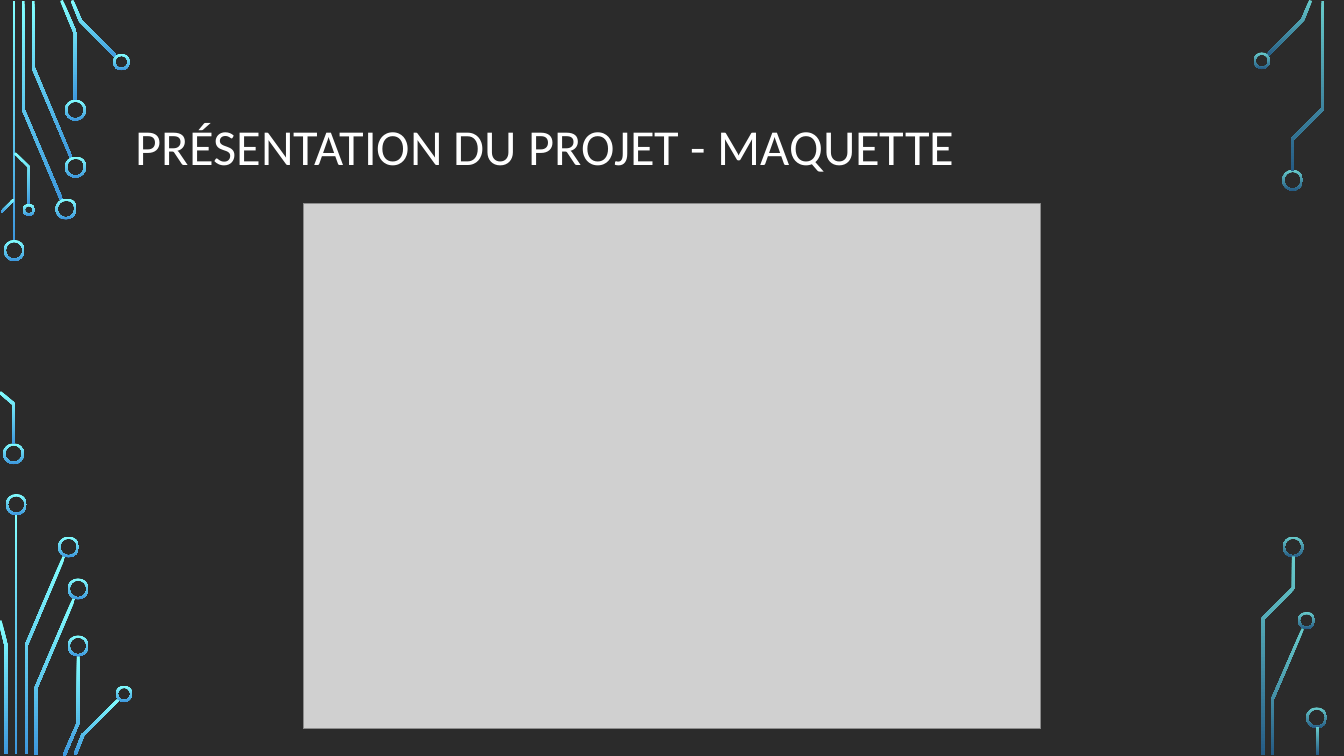
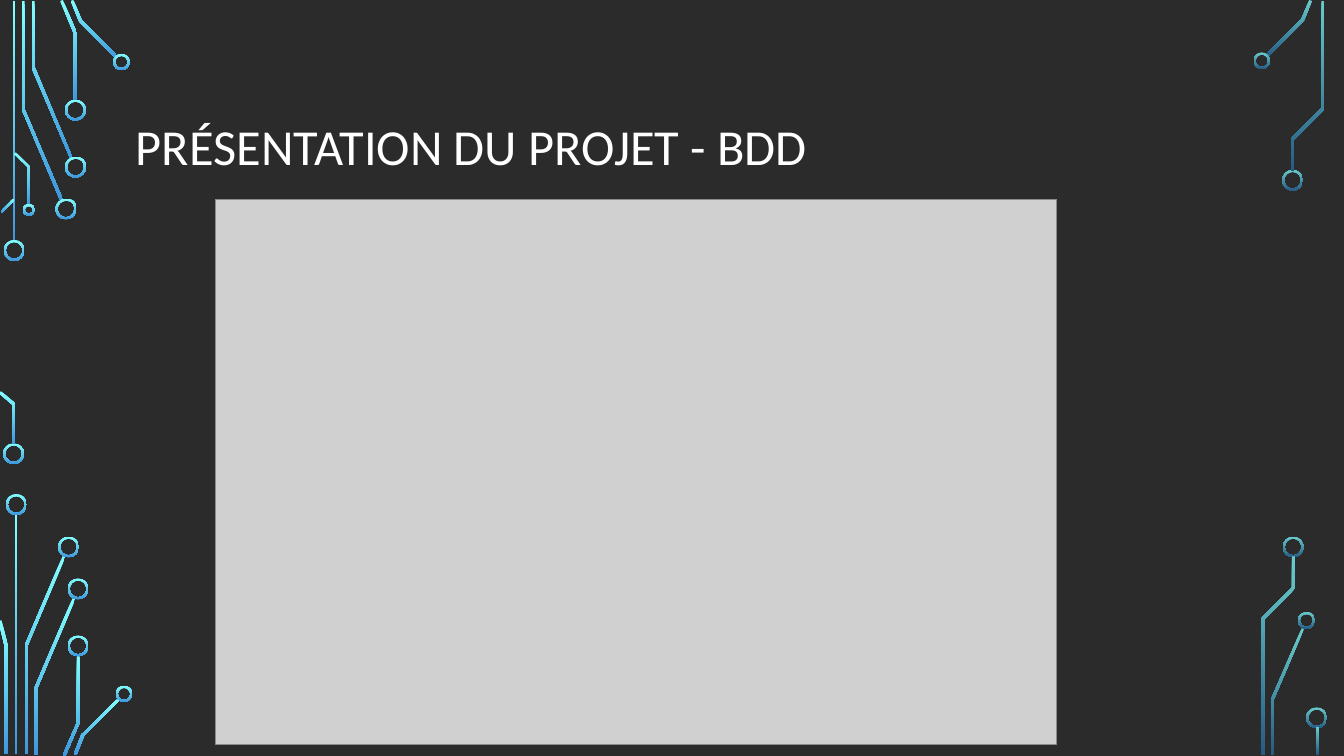
Before and after one commit to errazur/ProjetWeb, a slide deck: slide 9 of Conception-prealable/Stars of football.odp (slide 12 before the commit). Drawn at 1344x756 pixels with LibreOffice and Linux fonts; fonts in the diff are those of the drawing; grey boxes stand for pictures; background and template pictures are left out; a plain dark background stands for a picture behind light text. Boxes give left, top, right and bottom in pixels: in the first picture for what was removed or moved away, otherwise in the second. Text is boxed around its words. In the diff, an @@ line names an element or a change of style, - is before the commit and + after.

```diff
--- a/Conception-prealable/Stars of football.odp
+++ b/Conception-prealable/Stars of football.odp
@@ title at <box>136,124,807,166</box>: text changed @@
-PRÉSENTATION DU PROJET - MAQUETTE
+PRÉSENTATION DU PROJET - BDD
@@ picture: place and size @@
-picture at <box>303,204,1041,729</box>
+picture at <box>216,200,1057,745</box>
```
Also in this commit, not shown: 9 other slides changed, 10 slides added, 15 slides removed, 14 other files.
